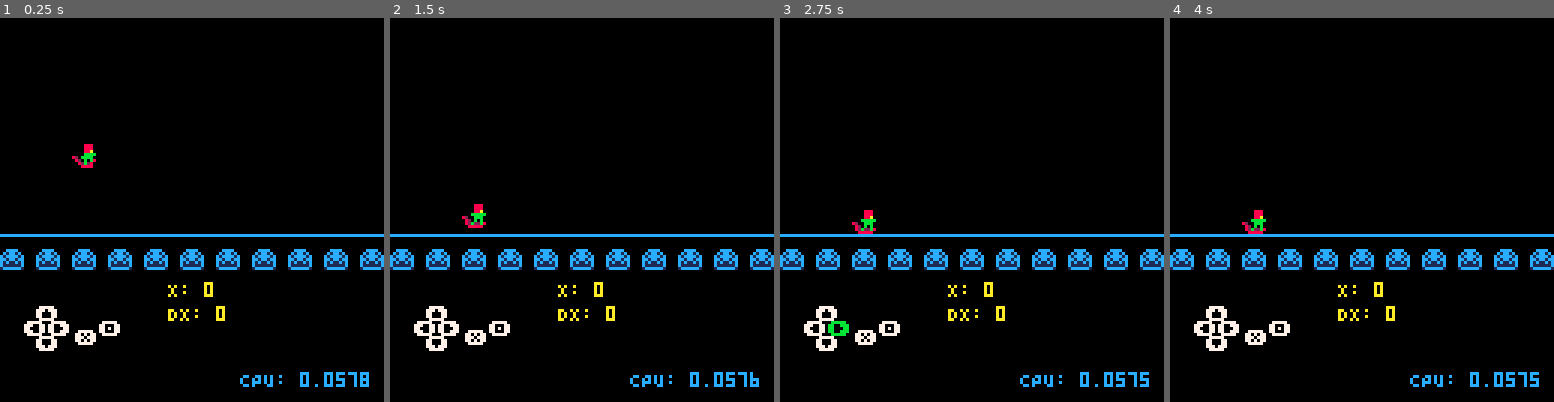
Above: before the commit, frames 1-4 (left to right).
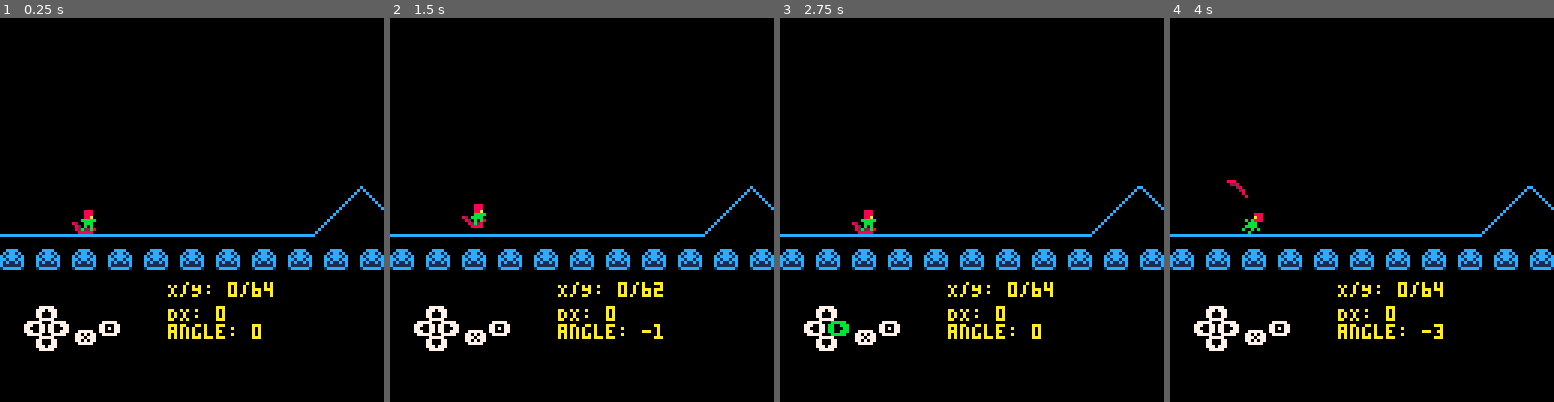
Above: after the commit, the same moments.

Repository: radicalslice/xcb
Game: PICO-8 cartridge main.p8
Two runs of this game, one before a commit and one after it. Both use one fixed random seed, a clock stepped at 60 frames per second and the inputs below.
Inputs:
- Up to frame 1 (0.25 s): no input
- Up to frame 2 (1.5 s): tap X (X key) at 0.33, 1.07 s; tap O (Z key) at 0.7 s
- Up to frame 3 (2.75 s): hold Right 1.6-2.1 s; tap O (Z key) at 1.7, 2.1, 2.5 s; tap X (X key) at 1.85 s; hold Up 2.15-2.42 s; hold Right from 2.47 s (still down)
- Up to frame 4 (4 s): tap O (Z key) at 2.9, 3.3, 3.7 s; tap X (X key) at 2.97 s; release Right at 3.03 s; hold Left 3.08-3.58 s; hold Down 3.63-3.97 s

The runs differ from the first frame. In frame 1, 1.9% of the frame differs, in the area x 18-100%, y 32-97%; in frame 2, 1.6%; in frame 3, 1.5%; in frame 4, 1.8%.

Commit message:
Make adjustments for filming

Diff:
--- a/_game.lua
+++ b/_game.lua
@@ -11,10 +11,10 @@
     y_ground, angle = range:f(player.y_base, board_pos_x)
   end
 
-  -- Check for any boosts
-  local boosted_dy = find_boost(board_pos_x + player.dx, level)
-  if boosted_dy != 0 and player:near_ground(y_ground) then
-    player:boosty(boosted_dy, y_ground)
+  -- Check for any jumps
+  local added_dy = find_jump(board_pos_x + player.dx, level)
+  if added_dy != 0 and player:near_ground(y_ground) then
+    player:start_jump(added_dy)
   end
 
   -- handle FX
@@ -42,14 +42,14 @@
 
   local y_base = 72
   for x_curr=player.x-64,player.x+112 do
-    local y_inner = y_base
+    local y_updated = y_base
     local angle = 0
     -- check for range
     local range = find_range(x_curr, level)
     if range != nil then
-      y_inner, angle = range:f(y_base, x_curr)
+      y_updated, angle = range:f(y_base, x_curr)
     end
-    pset(x_curr, y_inner, 12)
+    pset(x_curr, y_updated, 12)
   end
 
   -- player over background
@@ -71,13 +71,14 @@
   draw_ctrls(12, 96)
   -- player debug stuff
   -- print("ST: "..player:get_state(), 96, 24, 10)
-  print("X: "..flr(player.x), 56, 88, 10)
+  print("X/Y: "..flr(player.x).."/"..flr(player.y), 56, 88, 10)
   -- print("Y: "..player.y, 56, 96, 10)
   print("DX: "..player.dx, 56, 96, 10)
+  print("angle: "..player.angle, 56, 102, 10)
   -- print("DDX: "..player.ddx, 56, 102, 10)
   -- print("Y: "..player.y, 80, 42, 10)
   -- print(stat(0), 80,  110, 12)
-  print("CPU: "..stat(1), 80,  118, 12)
+  -- print("CPU: "..stat(1), 80,  118, 12)
 
   pal()
 
--- a/level.lua
+++ b/level.lua
@@ -1,112 +1,136 @@
 level = {
    ranges = {
-     --[[
      -- REGULAR RAMP
      {
-       x_min = 80,
-       x_max = 96,
+       x_start = 80,
+       x_end = 96,
        f = function(r, y_base, x_curr)
-        return y_base - (x_curr - r.x_min), -2
+        return y_base - (x_curr - r.x_start), -2
        end,
      },
      {
-       x_min = 96,
-       x_max = 112,
+       x_start = 96,
+       x_end = 112,
        f = function(r, y_base, x_curr)
-        return y_base - (r.x_max - x_curr), 2
+        return y_base - (r.x_end - x_curr), 2
+       end,
+     },
+     {
+       x_start = 200,
+       x_end = 216,
+       f = function(r, y_base, x_curr)
+        return y_base - 2 * (x_curr - r.x_start), -3
+       end,
+     },
+     {
+       x_start = 216,
+       x_end = 232,
+       f = function(r, y_base, x_curr)
+        return y_base - 2 * (r.x_end - x_curr), 3
        end,
      },
      -- END REGULAR RAMP
      -- TWO TINY RAMPS
      {
-       x_min = 200,
-       x_max = 214,
+       x_start = 300,
+       x_end = 314,
        f = function(r, y_base, x_curr)
-        return y_base - ((x_curr - r.x_min) \ 2), -1
+        return y_base - ((x_curr - r.x_start) \ 2), -1
        end,
      },
      {
-       x_min = 214,
-       x_max = 228,
+       x_start = 314,
+       x_end = 328,
        f = function(r, y_base, x_curr)
-        return y_base - ((r.x_max - x_curr) \ 2), 1
+        return y_base - ((r.x_end - x_curr) \ 2), 1
        end,
      },
      {
-       x_min = 228,
-       x_max = 242,
+       x_start = 332,
+       x_end = 346,
        f = function(r, y_base, x_curr)
-        return y_base - ((x_curr - r.x_min) \ 2), -1
+        return y_base - ((x_curr - r.x_start) \ 2), -1
        end,
      },
      {
-       x_min = 242,
-       x_max = 256,
+       x_start = 346,
+       x_end = 360,
        f = function(r, y_base, x_curr)
-        return y_base - ((r.x_max - x_curr) \ 2), 1
+        return y_base - ((r.x_end - x_curr) \ 2), 1
        end,
      },
      -- END TWO TINY RAMPS
+     --[[
      -- BIG TALL RAMP
      {
-       x_min = 290,
-       x_max = 314,
+       x_start = 290,
+       x_end = 314,
        f = function(r, y_base, x_curr)
-        return y_base - ((x_curr - r.x_min) * 1.5), -3
+        return y_base - ((x_curr - r.x_start) * 1.5), -3
        end,
      },
      {
-       x_min = 314,
-       x_max = 338,
+       x_start = 314,
+       x_end = 338,
        f = function(r, y_base, x_curr)
-        return y_base - ((r.x_max - x_curr) * 1.5), 3
+        return y_base - ((r.x_end - x_curr) * 1.5), 3
        end,
      },
      -- END BIG TALL RAMP
      -- REGULAR RAMP
      {
-       x_min = 400,
-       x_max = 416,
+       x_start = 400,
+       x_end = 416,
        f = function(r, y_base, x_curr)
-        return y_base - (x_curr - r.x_min), -2
+        return y_base - (x_curr - r.x_start), -2
        end,
      },
      {
-       x_min = 416,
-       x_max = 432,
+       x_start = 416,
+       x_end = 432,
        f = function(r, y_base, x_curr)
-        return y_base - (r.x_max - x_curr), 2
+        return y_base - (r.x_end - x_curr), 2
        end,
      },
      -- END REGULAR RAMP
      -- BIG TALL RAMP
      {
-       x_min = 436,
-       x_max = 462,
+       x_start = 436,
+       x_end = 462,
        f = function(r, y_base, x_curr)
-        return y_base - ((x_curr - r.x_min) * 1.5), -3
+        return y_base - ((x_curr - r.x_start) * 1.5), -3
        end,
      },
      {
-       x_min = 462,
-       x_max = 488,
+       x_start = 462,
+       x_end = 488,
        f = function(r, y_base, x_curr)
-        return y_base - ((r.x_max - x_curr) * 1.5), 3
+        return y_base - ((r.x_end - x_curr) * 1.5), 3
        end,
      },
      -- END BIG TALL RAMP
      ]]--
    },
-   boosts = {
-     --[[
+   jumps = {
      {
        x = 96,
        dy = -4.5,
        used = false,
      },
      {
-       x = 214,
-       dy = -2.5,
+       x = 216,
+       dy = -4,
+       used = false,
+     },
+     {
+       x = 314,
+       dy = -2,
+       used = false,
+     },
+     --[[
+     {
+       x = 346,
+       dy = -2,
        used = false,
      },
      {
@@ -137,7 +161,7 @@
 function find_range(x, level)
   local found = false
   for r in all(level.ranges) do
-    if x >= r.x_min and x < r.x_max then
+    if x >= r.x_start and x < r.x_end then
       return r
     end
   end
@@ -145,9 +169,9 @@
 end
 
 -- Int -> Level -> Int
-function find_boost(x, level)
+function find_jump(x, level)
   local found = false
-  for b in all(level.boosts) do
+  for b in all(level.jumps) do
     if x >= b.x and b.used == false then
       b.used = true
       return b.dy
@@ -157,9 +181,9 @@
 end
 --
 -- Int -> Level -> Int
-function find_boost2(x, level)
+function find_jump2(x, level)
   local found = false
-  for b in all(level.boosts) do
+  for b in all(level.jumps) do
     if x >= b.x then
       return b.dy
     end
--- a/player.lua
+++ b/player.lua
@@ -14,14 +14,14 @@
 player = {
   reset = function(p)
     p.x = 0
-    p.y = 16 -- player's actual y value
+    p.y = 64 -- player's actual y value
     p.y_base = 64 -- baseline y value for the level
     p.dx = 0
     p.ddx = _PLAYER_INIT_DDX
     p.dy = 1 -- give it some initial dy
     p.ddy = 0.5 -- basically gravity
-    p.angle = -1
-    p.state = _PLAYER_STATE_SKYDOWN
+    p.angle = 0
+    p.state = _PLAYER_STATE_ONGROUND
   end,
   change_state = function(p, state)
     printh("State change: "..p.state.."->"..state)
@@ -37,14 +37,12 @@
 
     -- print(flr(p.angle), p.x, p.y-12, 11)
   end,
-  boosty = function(p, boosted_dy, y_ground)
+  start_jump = function(p, boosted_dy)
     p.dy = min(-1, (p.dx / _PLAYER_MAXDX) * boosted_dy)
     -- make sure we're just above ground level first
     p.y = p.y - 0.1
-    p.dx -= p.dx\3
-    -- p.dx -= min(p.dx\3, abs(p.dy)*2)
+    p.dx -= p.dx * 0.3
     p:change_state(_PLAYER_STATE_SKYUP)
-    printh("boosted,(x,y),yg,dy: ("..p.x..","..p.y.."),"..y_ground..","..p.dy)
   end,
   near_ground = function(p, y_ground)
    return abs(p.y - y_ground) < 1 or p.y > y_ground
@@ -107,6 +105,8 @@
 
 player_state_funcs = {
   on_ground = function(p, y_ground, ground_angle)
+    p.angle = ground_angle
+
     if btn(4) then
       p.dx = min(_PLAYER_MAXDX, p.dx + p.ddx)
     else -- on ground, no btn input
@@ -117,10 +117,14 @@
     end
 
     -- apply velocity
-    p.x += p.dx
+    local slow_factors = {0.9, 0.8, 0.7}
+    if true and abs(ground_angle) >= 1 then
+      p.x += p.dx * slow_factors[abs(ground_angle)]
+    else
+      p.x += p.dx
+    end
 
     if flr(p.y) != y_ground then
-      p.angle = ground_angle
       p.y = y_ground
     end
   end,
@@ -135,9 +139,9 @@
     if btn(1) then
         p.angle = min(3, p.angle + 0.3)
     elseif btn(0) then
+      p.angle = max(-3, p.angle - 0.3)
       if abs(p.dy) > 2 then
         -- extra airres, decreased grav
-        p.angle = max(-3, p.angle - 0.1)
         p.dx *= _airres
         p.dy -= (p.ddy * 0.3)
       end
@@ -160,11 +164,11 @@
 
     -- tweak angle
     if btn(1) then
-        p.angle = min(3, p.angle + 0.3)
+      p.angle = min(3, p.angle + 0.3)
     elseif btn(0) then
+      p.angle = max(-3, p.angle - 0.3)
       if abs(p.dy) > 2 then
         -- extra airres, decreased grav
-        p.angle = max(-3, p.angle - 0.1)
         p.dx *= _airres
         p.dy -= (p.ddy * 0.3)
       end
@@ -183,20 +187,12 @@
         if crash_lut[rounded_angle] != nil
         and exists(ground_angle, crash_lut[rounded_angle]) then
           p.state = _PLAYER_STATE_FALLEN
-        elseif abs(p.dy) > 1 then
-          p.angle = ground_angle
+        else
           p.dy = -2
           -- make sure we're just above ground level first
           p.y = p.y - 0.1
-          p:change_state(_PLAYER_STATE_SKYUP)
-          printh("DX penalty of "..p.dx/3)
           p.dx -= p.dx/3
           p:change_state(_PLAYER_STATE_HOPUP)
-        else
-          -- nearing the ground slowly, so force downward
-          p.y = y_ground
-          p.angle = ground_angle
-          p:change_state(_PLAYER_STATE_ONGROUND)
         end
 
       else
